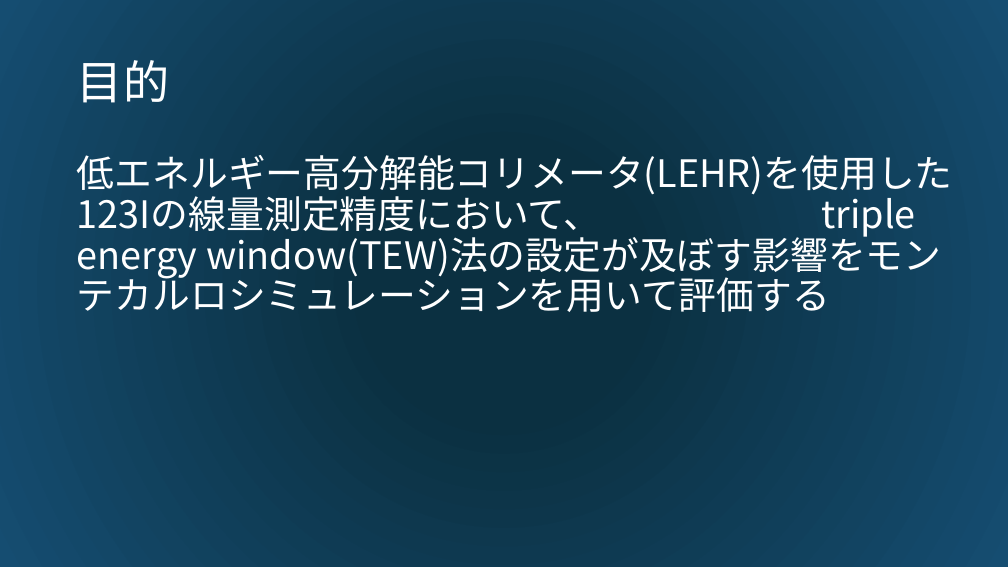
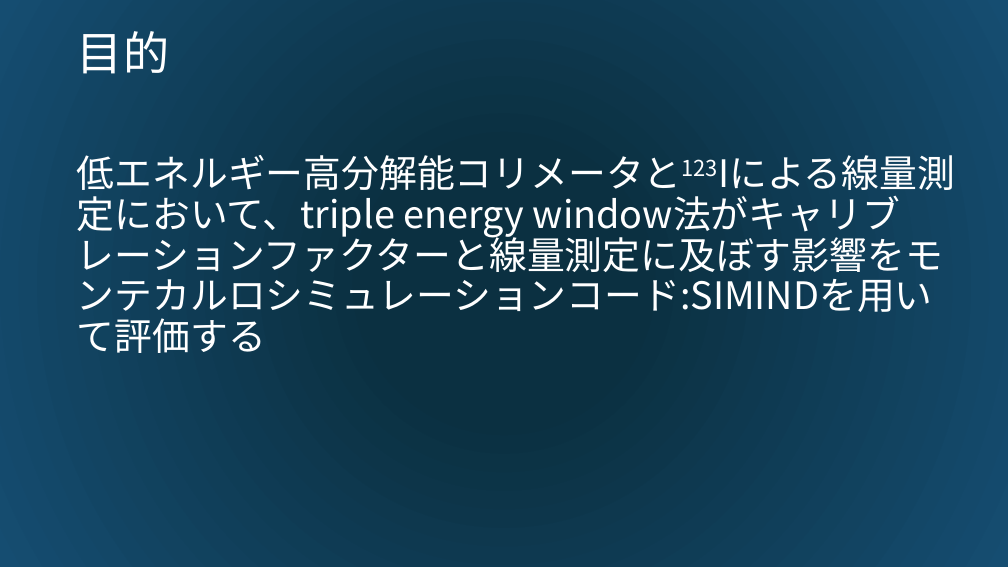
Before and after one commit to hhonda5427/simind_study, a slide deck: slide 3 of 123I線量測定におけるTEWの影響.pptx. Drawn at 1008x567 pixels with LibreOffice and Linux fonts; fonts in the diff are those of the drawing. Boxes give left, top, right and bottom in pixels: in the first picture for what was removed or moved away, otherwise in the second. Text is boxed around its words. In the diff, an @@ line names an element or a change of style, - is before the commit and + after.

```diff
--- a/123I線量測定におけるTEWの影響.pptx
+++ b/123I線量測定におけるTEWの影響.pptx
@@ title "目的": place and size @@
-title "目的" at (77, 60, 169, 103)
+title "目的" at (77, 31, 169, 74)
@@ text at (77, 155, 682, 238): text changed @@
-低エネルギー高分解能コリメータ(LEHR)を使用した123Iの線量測定精度において、 triple energy window(TEW)法の設定が及ぼす影響をモンテカルロシミュレーションを用いて評価する
+低エネルギー高分解能コリメータと123Iによる線量測定において、triple energy window法がキャリブレーションファクターと線量測定に及ぼす影響をモンテカルロシミュレーションコード:SIMINDを用いて評価する
```
Also in this commit, not shown: 3 other slides changed, 2 slides added, 1 slide removed, 2 other files.
